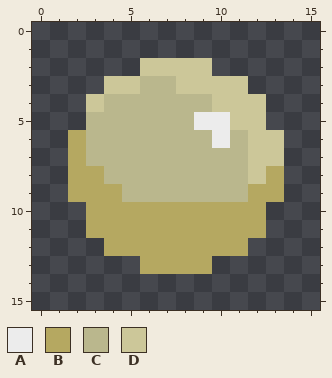
Edited in one commit: pixel-art sprite (sprites/sPrize1/layers/4d984fe8-6f4c-4c1c-bc8a-367e54ea1077/73a002c1-6f20-48b4-9186-2cad92ff200e.png). The picture above is the old version.
The file is 16x16 pixels.
Palette (. is transparent): A #ececec  B #b5a861  C #bab78d  D #ccc799
Pixels before, first column x 2:
 2 ....DDDD....
 3 ..DDCCDDDD..
 4 .DCCCCCCDDD.
 5 .CCCCCCAADD.
 6 BCCCCCCCACDD
 7 BCCCCCCCCCDD
 8 BBCCCCCCCCDB
 9 BBBCCCCCCCBB
10 .BBBBBBBBBB.
11 .BBBBBBBBBB.
12 ..BBBBBBBB..
13 ....BBBB....
The same view after the edit:
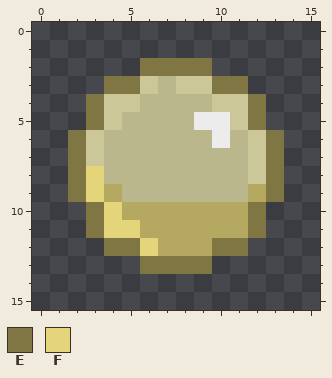
Colours new in this view: E #7f7644  F #e5d57a
Edits made:
{"y":2,"x":6,"old":"DDDD","new":"EEEE"}
{"y":3,"x":4,"old":"DDC","new":"EED"}
{"y":3,"x":10,"old":"DD","new":"EE"}
{"y":4,"x":3,"old":"DCC","new":"EDD"}
{"y":4,"x":12,"old":"D","new":"E"}
{"y":5,"x":3,"old":"CC","new":"ED"}
{"y":5,"x":12,"old":"D","new":"E"}
{"y":6,"x":2,"old":"BC","new":"ED"}
{"y":6,"x":13,"old":"D","new":"E"}
{"y":7,"x":2,"old":"BC","new":"ED"}
{"y":7,"x":13,"old":"D","new":"E"}
{"y":8,"x":2,"old":"BB","new":"EF"}
{"y":8,"x":13,"old":"B","new":"E"}
{"y":9,"x":2,"old":"BB","new":"EF"}
{"y":9,"x":13,"old":"B","new":"E"}
{"y":10,"x":3,"old":"BB","new":"EF"}
{"y":10,"x":12,"old":"B","new":"E"}
{"y":11,"x":3,"old":"BBB","new":"EFF"}
{"y":11,"x":12,"old":"B","new":"E"}
{"y":12,"x":4,"old":"BBB","new":"EEF"}
{"y":12,"x":10,"old":"BB","new":"EE"}
{"y":13,"x":6,"old":"BBBB","new":"EEEE"}
